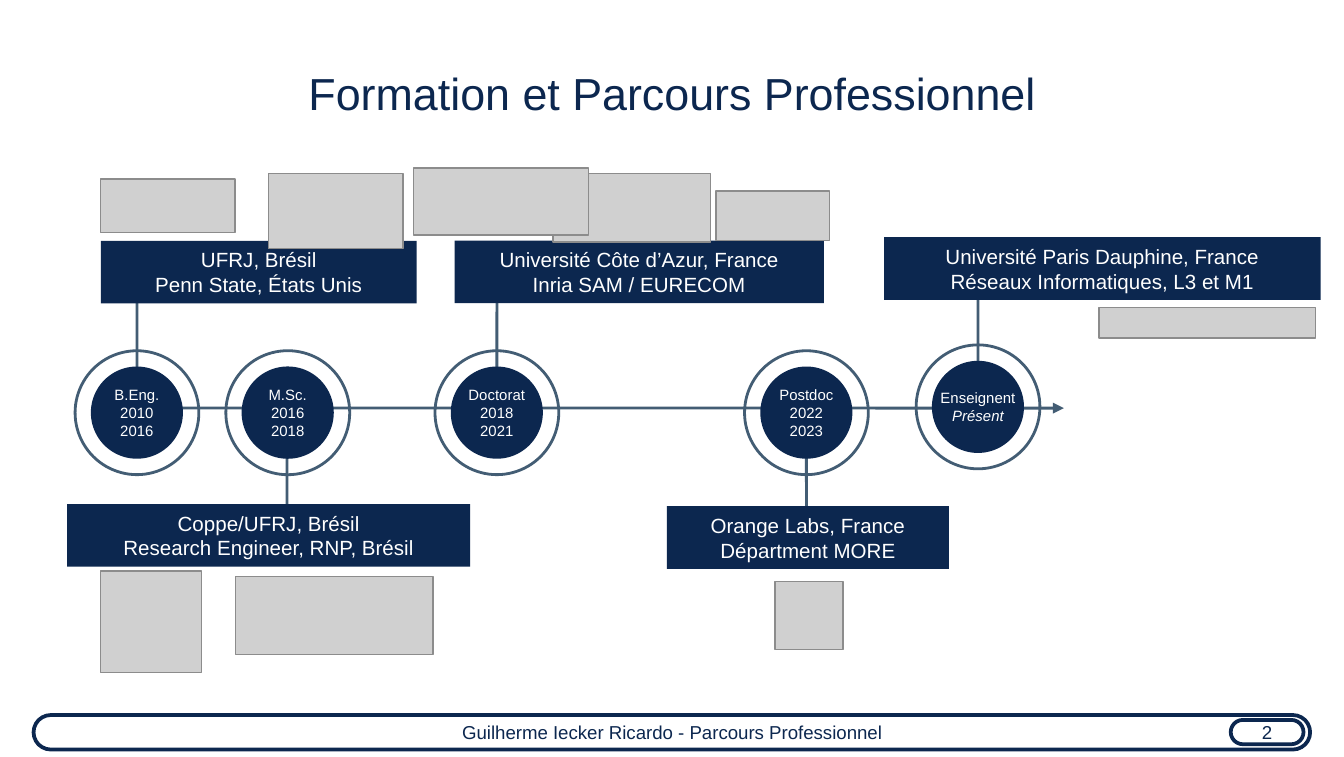
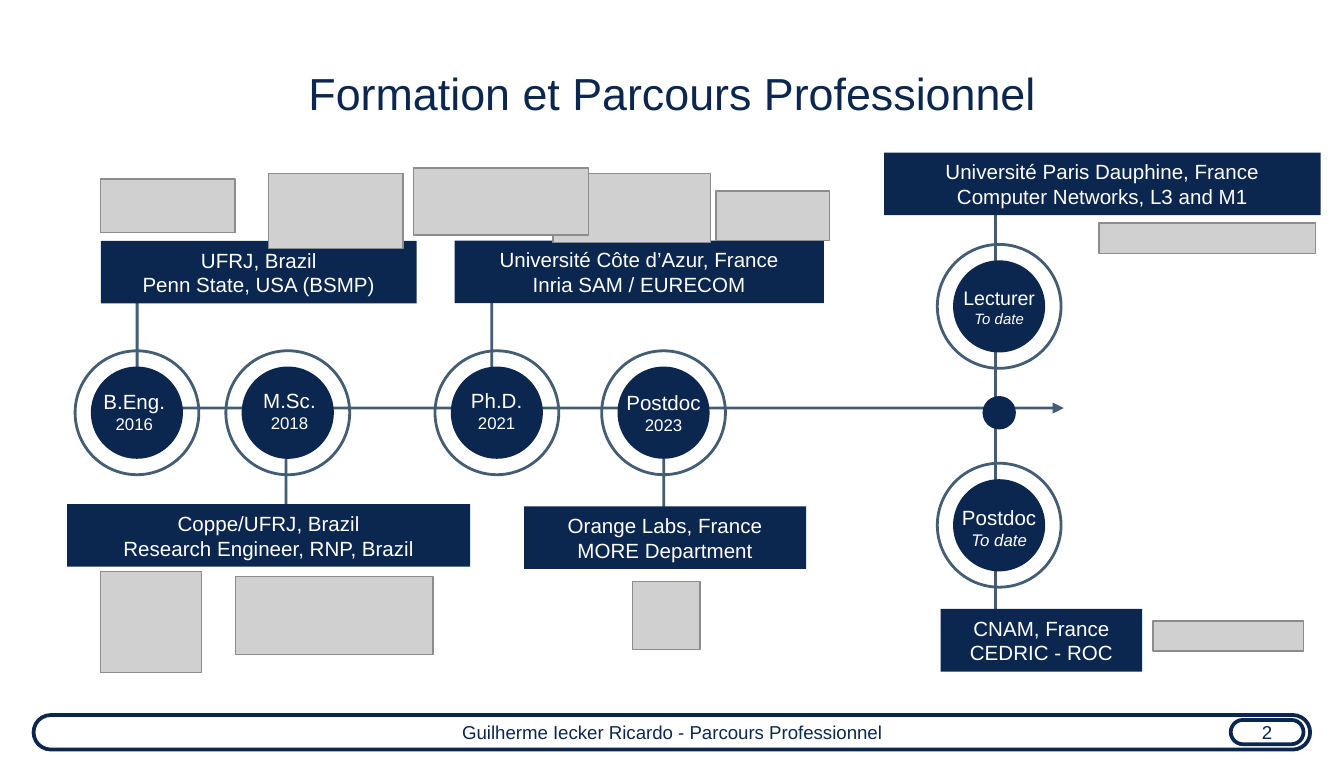
Before and after one commit to guilhermeir/mcf, a slide deck: slide 3 of uca_audition.odp. Drawn at 1344x757 pixels with LibreOffice and Linux fonts; fonts in the diff are those of the drawing; grey boxes stand for pictures. Boxes give left, top, right and bottom in pixels: in the first picture for what was removed or moved away, otherwise in the second. Text is boxed around its words. In the diff, an @@ line names an element or a change of style, - is before the commit and + after.

```diff
--- a/uca_audition.odp
+++ b/uca_audition.odp
@@ rectangle "Université Paris Dauphine, France": place and size @@
-rectangle "Université Paris Dauphine, France" at (884,237,1321,300)
+rectangle "Université Paris Dauphine, France" at (884,153,1321,216)
@@ freeform shape: place and size @@
-freeform shape at (978,294,978,448)
+freeform shape at (996,157,996,636)
@@ text in rectangle at (957,189,1248,209): text changed @@
-Réseaux Informatiques, L3 et M1
+Computer Networks, L3 and M1
@@ picture: place and size @@
-picture at (1099,308,1316,339)
+picture at (1099,223,1316,254)
@@ text in rectangle at (143,253,375,297): text changed @@
-UFRJ, Brésil
-Penn State, États Unis
+UFRJ, Brazil
+Penn State, USA (BSMP)
@@ ellipse: place and size @@
-ellipse at (917,345,1040,469)
+ellipse at (937,245,1060,368)
@@ ellipse: place and size @@
-ellipse at (931,360,1024,453)
+ellipse at (953,261,1046,353)
@@ freeform shape: place and size @@
-freeform shape at (497,300,497,453)
+freeform shape at (492,300,492,453)
@@ text "B.Eng." at (103,395,165,430): size 8 to 11 pt in "B.Eng."; size 8 to 9 pt in "2016" @@
@@ text "M.Sc." at (263,393,316,429): size 8 to 11 pt in "M.Sc."; size 8 to 9 pt in "2018" @@
@@ text "Postdoc": place and size @@
-text "Postdoc" at (779,389,833,436)
+text "Postdoc" at (626,395,700,431)
@@ text "Postdoc" at (626,395,700,431): size 8 to 11 pt in "Postdoc"; size 8 to 9 pt in "2023" @@
@@ 2 ellipses, 1 picture, 1 rectangle: place and size @@
-2 ellipses, 1 picture, 1 rectangle at (667,351,949,649)
+2 ellipses, 1 picture, 1 rectangle at (524,351,806,649)
@@ text at (120,407,153,418): paragraph removed @@
-2010
@@ text at (271,407,304,418): paragraph removed @@
-2016
@@ text at (471,393,522,408): text changed; size 8 to 11 pt @@
-Doctorat
-2018
+Ph.D.
@@ text at (478,417,515,429): size 8 to 9 pt in "2021" @@
@@ text at (790,407,823,418): paragraph removed @@
-2022
@@ text removed at (940,392,1015,421) @@
-Enseignent
-Présent
@@ freeform shape: place and size @@
-freeform shape at (806,454,806,509)
+freeform shape at (664,454,664,509)
@@ text in rectangle at (123,516,413,560): text changed @@
-Coppe/UFRJ, Brésil
-Research Engineer, RNP, Brésil
+Coppe/UFRJ, Brazil
+Research Engineer, RNP, Brazil
@@ text in rectangle at (577,543,752,563): text changed @@
-Départment MORE
+MORE Department
@@ group added at (937,291,1304,672): 3 ellipses, 2 texts, 1 rectangle, 1 picture @@
+Lecturer
+To date
+Postdoc
+To date
+CNAM, France
+CEDRIC - ROC
```
Also in this commit, not shown: 9 other slides changed, 1 other file.
